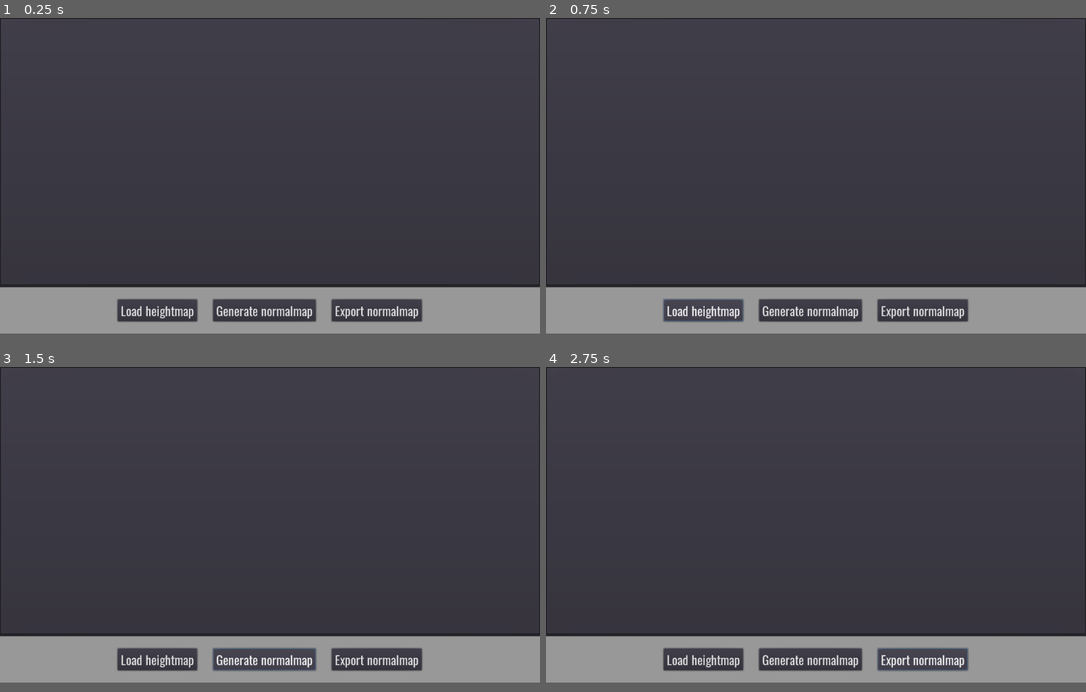
Above: before the commit, frames 1-4 (two rows, left to right).
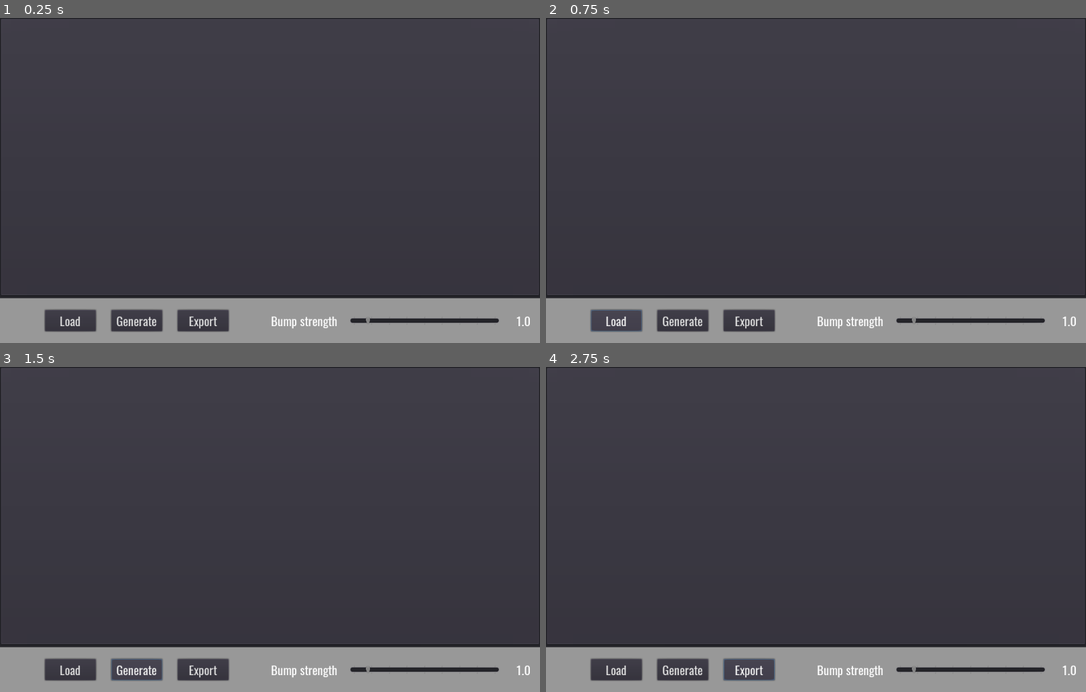
Above: after the commit, the same moments.

Repository: AndreaTerenz/HeightToNormal
Game: Godot game, scene res://Main.tscn
Two runs of this game, one before a commit and one after it. Both use one fixed random seed, a clock stepped at 60 frames per second and the inputs below.
Inputs:
- Up to frame 1 (0.25 s): no input
- Up to frame 2 (0.75 s): click "Load heightmap" (after the commit: "Load") at 0.5 s
- Up to frame 3 (1.5 s): click "Generate normalmap" (after the commit: "Generate") at 1.25 s
- Up to frame 4 (2.75 s): click "Export normalmap" (after the commit: "Export") at 2 s
The window is 800x468 before the commit and 800x482 after it. Grey fills any space a smaller window leaves; there, only what the larger window draws over its background counts as a difference.

The runs differ from the first frame. In frame 1, 8.7% of the frame differs, in the area x 0-100%, y 81-97%; in frame 2, 8.8%; in frame 3, 8.8%; in frame 4, 8.8%.
Error after the commit: Attempt to call function 'show_modal' in base 'null instance' on a null instance.

Commit message:
Implemented conversion

Diff:
--- a/Main.tscn
+++ b/Main.tscn
@@ -1,27 +1,72 @@
-[gd_scene load_steps=4 format=2]
+[gd_scene load_steps=6 format=2]
 
 [ext_resource path="res://base_theme.tres" type="Theme" id=1]
 
 [sub_resource type="GDScript" id=2]
 script/source = "extends Control
 
-
-# Declare member variables here. Examples:
-# var a: int = 2
-# var b: String = \"text\"
-
-
-# Called when the node enters the scene tree for the first time.
+onready var picker := $FileDialog
+onready var bump_slider := $VBoxContainer/Panel2/MarginContainer/HBoxContainer2/HBoxContainer2/BumpSlider
+onready var src_txt := $VBoxContainer/Panel/MarginContainer/HBoxContainer/SourceTxt
+onready var dest_txt := $VBoxContainer/Panel/MarginContainer/HBoxContainer/DestTxt
+
+var source_img_loaded := false
+var image := ImageTexture.new()
+var dest_mat : ShaderMaterial = null
+
 func _ready() -> void:
-	pass # Replace with function body.
-
-
-# Called every frame. 'delta' is the elapsed time since the previous frame.
-#func _process(delta: float) -> void:
-#	pass
+	dest_mat = dest_txt.material as ShaderMaterial
+
+
+func _on_LoadBtn_pressed() -> void:
+	picker.show_modal()
+
+
+func _on_GenBtn_pressed() -> void:
+	generate()
+
+func generate():
+	var img = Image.new()
+	img.copy_from(image.get_data())
+
+	img.bumpmap_to_normalmap(bump_slider.value)
+
+	dest_txt.texture = ImageTexture.new()
+	dest_txt.texture.create_from_image(img)
+
+func _on_ExportBtn_pressed() -> void:
+	var output : Image = dest_txt.texture.get_data()
+
+	output.save_png(\"\")
+
+func _on_FileDialog_file_selected(path: String) -> void:
+	src_txt.texture = load_img_texture(path)
+
+func load_img_texture(path: String) -> ImageTexture:
+	var img := Image.new()
+	img.load(path)
+
+	image.create_from_image(img)
+	source_img_loaded = true
+
+	return image
 "
 
+[sub_resource type="ImageTexture" id=3]
+
 [sub_resource type="StyleBoxFlat" id=1]
+
+[sub_resource type="GDScript" id=7]
+script/source = "extends Label
+
+
+func _ready() -> void:
+	pass
+
+
+func _on_bump_changed(value: float) -> void:
+	text = \"%.2f\" % value
+"
 
 [node name="Control" type="Control"]
 anchor_right = 1.0
@@ -39,15 +84,15 @@
 alignment = 1
 
 [node name="Panel" type="PanelContainer" parent="VBoxContainer"]
-margin_right = 1024.0
-margin_bottom = 508.0
+margin_right = 1058.0
+margin_bottom = 546.0
 size_flags_vertical = 3
 
 [node name="MarginContainer" type="MarginContainer" parent="VBoxContainer/Panel"]
 margin_left = 7.0
 margin_top = 7.0
-margin_right = 1017.0
-margin_bottom = 501.0
+margin_right = 1051.0
+margin_bottom = 539.0
 custom_constants/margin_right = 10
 custom_constants/margin_top = 10
 custom_constants/margin_left = 10
@@ -56,54 +101,127 @@
 [node name="HBoxContainer" type="HBoxContainer" parent="VBoxContainer/Panel/MarginContainer"]
 margin_left = 10.0
 margin_top = 10.0
-margin_right = 1000.0
-margin_bottom = 484.0
+margin_right = 1034.0
+margin_bottom = 522.0
 custom_constants/separation = 0
 
-[node name="TextureRect" type="TextureRect" parent="VBoxContainer/Panel/MarginContainer/HBoxContainer"]
-margin_right = 495.0
-margin_bottom = 474.0
-size_flags_horizontal = 3
-
-[node name="TextureRect2" type="TextureRect" parent="VBoxContainer/Panel/MarginContainer/HBoxContainer"]
-margin_left = 495.0
-margin_right = 990.0
-margin_bottom = 474.0
-size_flags_horizontal = 3
+[node name="SourceTxt" type="TextureRect" parent="VBoxContainer/Panel/MarginContainer/HBoxContainer"]
+margin_right = 512.0
+margin_bottom = 512.0
+rect_min_size = Vector2( 512, 512 )
+size_flags_horizontal = 3
+texture = SubResource( 3 )
+expand = true
+
+[node name="DestTxt" type="TextureRect" parent="VBoxContainer/Panel/MarginContainer/HBoxContainer"]
+margin_left = 512.0
+margin_right = 1024.0
+margin_bottom = 512.0
+rect_min_size = Vector2( 512, 512 )
+expand = true
 
 [node name="Panel2" type="PanelContainer" parent="VBoxContainer"]
-margin_top = 512.0
-margin_right = 1024.0
-margin_bottom = 600.0
+margin_top = 550.0
+margin_right = 1058.0
+margin_bottom = 638.0
 custom_styles/panel = SubResource( 1 )
 
-[node name="HBoxContainer" type="HBoxContainer" parent="VBoxContainer/Panel2"]
-margin_right = 1024.0
+[node name="MarginContainer" type="MarginContainer" parent="VBoxContainer/Panel2"]
+margin_right = 1058.0
+margin_bottom = 88.0
+custom_constants/margin_right = 10
+custom_constants/margin_left = 10
+
+[node name="HBoxContainer2" type="HBoxContainer" parent="VBoxContainer/Panel2/MarginContainer"]
+margin_left = 10.0
+margin_right = 1048.0
+margin_bottom = 88.0
+alignment = 1
+
+[node name="HBoxContainer" type="HBoxContainer" parent="VBoxContainer/Panel2/MarginContainer/HBoxContainer2"]
+margin_right = 517.0
 margin_bottom = 88.0
 rect_min_size = Vector2( 0, 88 )
+size_flags_horizontal = 3
 custom_constants/separation = 30
 alignment = 1
 
-[node name="LoadBtn" type="Button" parent="VBoxContainer/Panel2/HBoxContainer"]
-margin_left = 223.0
+[node name="LoadBtn" type="Button" parent="VBoxContainer/Panel2/MarginContainer/HBoxContainer2/HBoxContainer"]
+margin_left = 78.0
 margin_top = 23.0
-margin_right = 374.0
+margin_right = 178.0
 margin_bottom = 65.0
-size_flags_vertical = 4
-text = "Load heightmap"
-
-[node name="GenBtn" type="Button" parent="VBoxContainer/Panel2/HBoxContainer"]
-margin_left = 404.0
+rect_min_size = Vector2( 100, 0 )
+size_flags_vertical = 4
+text = "Load"
+
+[node name="GenBtn" type="Button" parent="VBoxContainer/Panel2/MarginContainer/HBoxContainer2/HBoxContainer"]
+margin_left = 208.0
 margin_top = 23.0
-margin_right = 599.0
+margin_right = 308.0
 margin_bottom = 65.0
-size_flags_vertical = 4
-text = "Generate normalmap"
-
-[node name="ExportBtn" type="Button" parent="VBoxContainer/Panel2/HBoxContainer"]
-margin_left = 629.0
+rect_min_size = Vector2( 100, 0 )
+size_flags_vertical = 4
+text = "Generate"
+
+[node name="ExportBtn" type="Button" parent="VBoxContainer/Panel2/MarginContainer/HBoxContainer2/HBoxContainer"]
+margin_left = 338.0
 margin_top = 23.0
-margin_right = 800.0
+margin_right = 438.0
 margin_bottom = 65.0
-size_flags_vertical = 4
-text = "Export normalmap"
+rect_min_size = Vector2( 100, 0 )
+size_flags_vertical = 4
+text = "Export"
+
+[node name="HBoxContainer2" type="HBoxContainer" parent="VBoxContainer/Panel2/MarginContainer/HBoxContainer2"]
+margin_left = 521.0
+margin_right = 1038.0
+margin_bottom = 88.0
+size_flags_horizontal = 3
+custom_constants/separation = 25
+alignment = 1
+
+[node name="Label" type="Label" parent="VBoxContainer/Panel2/MarginContainer/HBoxContainer2/HBoxContainer2"]
+margin_right = 130.0
+margin_bottom = 88.0
+size_flags_vertical = 3
+text = "Bump strength"
+align = 1
+valign = 1
+
+[node name="BumpSlider" type="HSlider" parent="VBoxContainer/Panel2/MarginContainer/HBoxContainer2/HBoxContainer2"]
+margin_left = 155.0
+margin_top = 36.0
+margin_right = 447.0
+margin_bottom = 52.0
+size_flags_horizontal = 3
+size_flags_vertical = 4
+max_value = 10.0
+step = 0.1
+value = 1.0
+tick_count = 9
+ticks_on_borders = true
+
+[node name="Label2" type="Label" parent="VBoxContainer/Panel2/MarginContainer/HBoxContainer2/HBoxContainer2"]
+margin_left = 472.0
+margin_right = 517.0
+margin_bottom = 88.0
+rect_min_size = Vector2( 45, 0 )
+size_flags_vertical = 3
+text = "1.0"
+align = 1
+valign = 1
+script = SubResource( 7 )
+
+[node name="InputImgDialog" type="FileDialog" parent="."]
+anchor_right = 1.0
+anchor_bottom = 1.0
+window_title = "Open a File"
+mode = 0
+access = 2
+
+[connection signal="pressed" from="VBoxContainer/Panel2/MarginContainer/HBoxContainer2/HBoxContainer/LoadBtn" to="." method="_on_LoadBtn_pressed"]
+[connection signal="pressed" from="VBoxContainer/Panel2/MarginContainer/HBoxContainer2/HBoxContainer/GenBtn" to="." method="_on_GenBtn_pressed"]
+[connection signal="pressed" from="VBoxContainer/Panel2/MarginContainer/HBoxContainer2/HBoxContainer/ExportBtn" to="." method="_on_ExportBtn_pressed"]
+[connection signal="value_changed" from="VBoxContainer/Panel2/MarginContainer/HBoxContainer2/HBoxContainer2/BumpSlider" to="VBoxContainer/Panel2/MarginContainer/HBoxContainer2/HBoxContainer2/Label2" method="_on_bump_changed"]
+[connection signal="file_selected" from="InputImgDialog" to="." method="_on_FileDialog_file_selected"]
--- a/project.godot
+++ b/project.godot
@@ -15,6 +15,12 @@
 run/main_scene="res://Main.tscn"
 config/icon="res://icon.png"
 
+[display]
+
+window/size/width=1058
+window/size/height=638
+window/size/resizable=false
+
 [gui]
 
 common/drop_mouse_on_gui_input_disabled=true
Not shown, added: export_presets.cfg
Not shown, added: .gitignore
